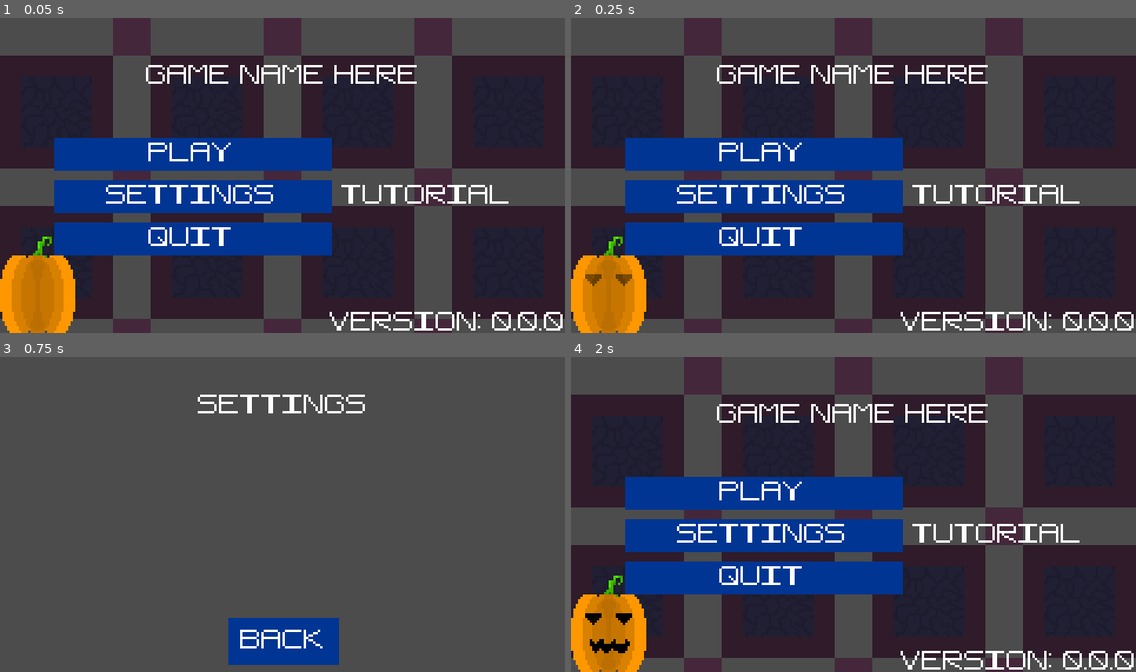
Above: before the commit, frames 1-4 (two rows, left to right).
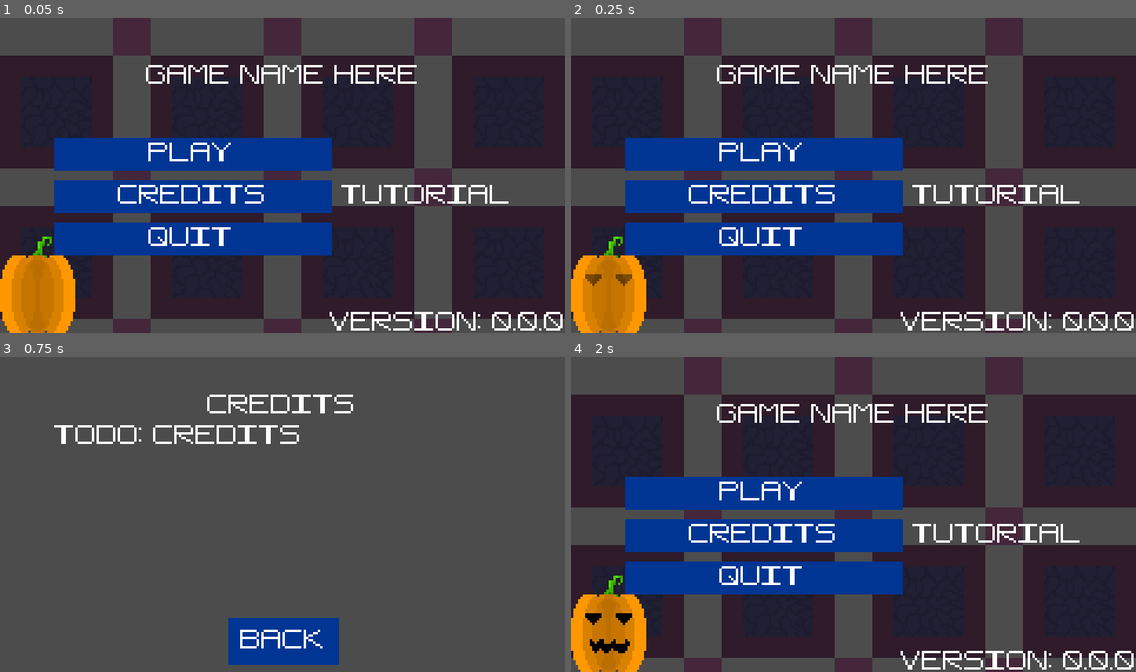
Above: after the commit, the same moments.

Repository: CMDR-Piboy314/Ludum-Dare-51
Game: Godot game, scene res://scn/UI/mainMenu.tscn
The game is run twice, just before and just after one commit, with the same random seed, the same clock (stepped at 60 frames per second) and the same inputs.
Inputs:
- Up to frame 1 (0.05 s): no input
- Up to frame 2 (0.25 s): no input
- Up to frame 3 (0.75 s): click "Settings" (after the commit: "Credits") at 0.5 s
- Up to frame 4 (2 s): click "Back" at 1.25 s

The runs differ from the first frame. In frame 1, 0.6% of the frame differs, in the area x 18-49%, y 52-59%; in frame 2, 0.6%; in frame 3, 1.5%, in the area x 9-65%, y 11-28%; in frame 4, 0.6%.

Commit message:
Changed settings to credits menu

Diff:
--- a/scn/UI/Buttons/SettingsBtn.tscn
+++ b/scn/UI/Buttons/SettingsBtn.tscn
@@ -2,7 +2,7 @@
 
 [ext_resource path="res://scn/UI/Buttons/buttonTemplate/MenuButton.tscn" type="PackedScene" id=1]
 
-[node name="SettingsBtn" instance=ExtResource( 1 )]
+[node name="CreditsBtn" instance=ExtResource( 1 )]
 
 [node name="Label" parent="." index="0"]
-text = "Settings"
+text = "Credits"
--- a/scn/UI/settingsMenu.tscn
+++ b/scn/UI/creditsMenu.tscn
@@ -9,7 +9,11 @@
 size = 8
 font_data = ExtResource( 5 )
 
-[node name="Settings" type="Control"]
+[sub_resource type="DynamicFont" id=2]
+size = 8
+font_data = ExtResource( 5 )
+
+[node name="Credits" type="Control"]
 anchor_right = 1.0
 anchor_bottom = 1.0
 
@@ -40,12 +44,12 @@
 margin_bottom = 43.0
 
 [node name="Title" type="Label" parent="Menu"]
-margin_left = 61.0
-margin_right = 133.0
+margin_left = 65.0
+margin_right = 128.0
 margin_bottom = 9.0
 size_flags_horizontal = 4
 custom_fonts/font = SubResource( 1 )
-text = "Settings"
+text = "Credits"
 align = 1
 valign = 1
 uppercase = true
@@ -53,26 +57,13 @@
 "_editor_description_": "This will be replaced by the logo"
 }
 
-[node name="CenterRow" type="HBoxContainer" parent="Menu"]
+[node name="Label" type="Label" parent="Menu"]
 margin_top = 13.0
 margin_right = 194.0
 margin_bottom = 94.0
-size_flags_vertical = 3
-theme = ExtResource( 3 )
-
-[node name="Buttons" type="VBoxContainer" parent="Menu/CenterRow"]
-margin_right = 95.0
-margin_bottom = 81.0
 size_flags_horizontal = 3
 size_flags_vertical = 3
-alignment = 1
-
-[node name="Buttons2" type="VBoxContainer" parent="Menu/CenterRow"]
-margin_left = 99.0
-margin_right = 194.0
-margin_bottom = 81.0
-size_flags_horizontal = 3
-size_flags_vertical = 3
-alignment = 1
+custom_fonts/font = SubResource( 2 )
+text = "TODO: CREDITS"
 
 [connection signal="pressed" from="BackBtn" to="BackBtn" method="_on_BackBtn_pressed"]
--- a/scn/UI/mainMenu.tscn
+++ b/scn/UI/mainMenu.tscn
@@ -7,7 +7,7 @@
 [ext_resource path="res://res/img/ent/tiles/tiles01.png" type="Texture" id=5]
 [ext_resource path="res://src/ui/Buttons.gd" type="Script" id=6]
 [ext_resource path="res://scn/lvl/Level01.tscn" type="PackedScene" id=7]
-[ext_resource path="res://scn/UI/settingsMenu.tscn" type="PackedScene" id=8]
+[ext_resource path="res://scn/UI/creditsMenu.tscn" type="PackedScene" id=8]
 [ext_resource path="res://res/img/pumpkin.png" type="Texture" id=9]
 [ext_resource path="res://src/ui/Pumpkin.gd" type="Script" id=10]
 
@@ -152,7 +152,7 @@
 margin_right = 118.0
 margin_bottom = 32.0
 
-[node name="SettingsBtn" parent="Menu/CenterRow/Buttons" instance=ExtResource( 3 )]
+[node name="Credits" parent="Menu/CenterRow/Buttons" instance=ExtResource( 3 )]
 margin_top = 36.0
 margin_right = 118.0
 margin_bottom = 50.0
@@ -218,6 +218,6 @@
 "anims/default 2" = SubResource( 11 )
 
 [connection signal="pressed" from="Menu/CenterRow/Buttons/PlayBtn" to="Menu/CenterRow/Buttons" method="_on_PlayBtn_pressed"]
-[connection signal="pressed" from="Menu/CenterRow/Buttons/SettingsBtn" to="Menu/CenterRow/Buttons" method="_on_SettingsBtn_pressed"]
+[connection signal="pressed" from="Menu/CenterRow/Buttons/Credits" to="Menu/CenterRow/Buttons" method="_on_SettingsBtn_pressed"]
 [connection signal="pressed" from="Menu/CenterRow/Buttons/QuitBtn" to="Menu/CenterRow/Buttons" method="_on_QuitBtn_pressed"]
 [connection signal="animation_finished" from="Pumpkin/AnimationPlayer" to="Pumpkin" method="_on_AnimationPlayer_animation_finished"]
Not shown: 1 places in scn/UI/creditsMenu.tscn that only renumber resources
